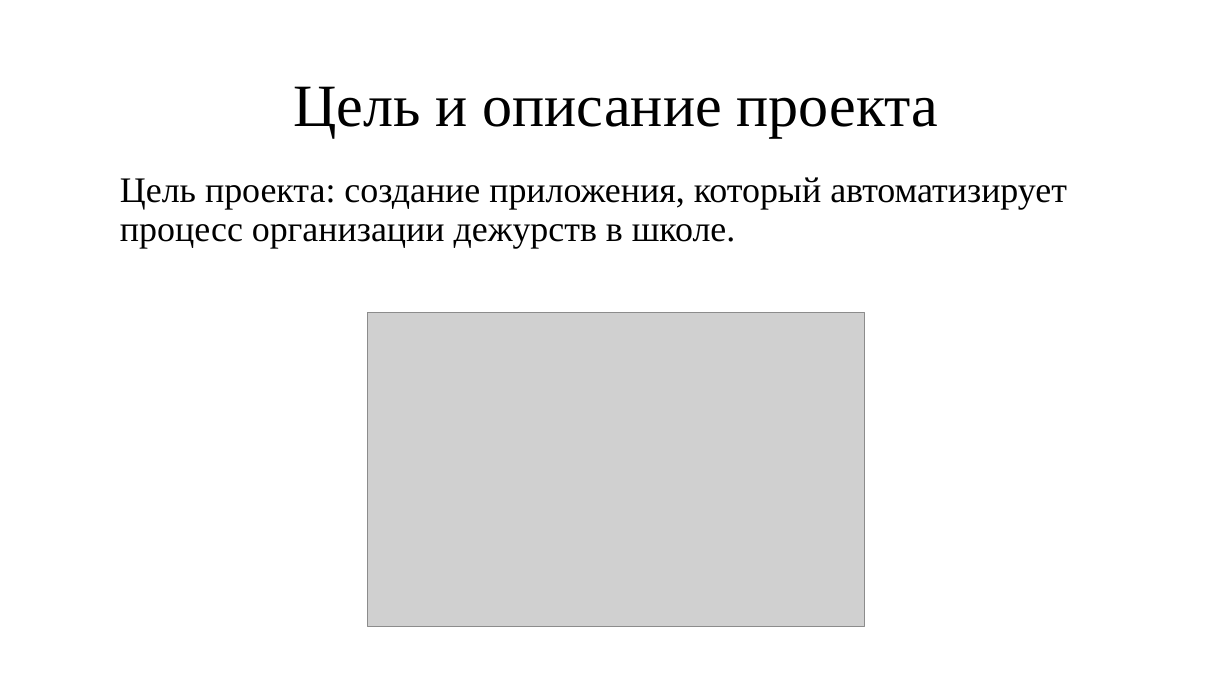
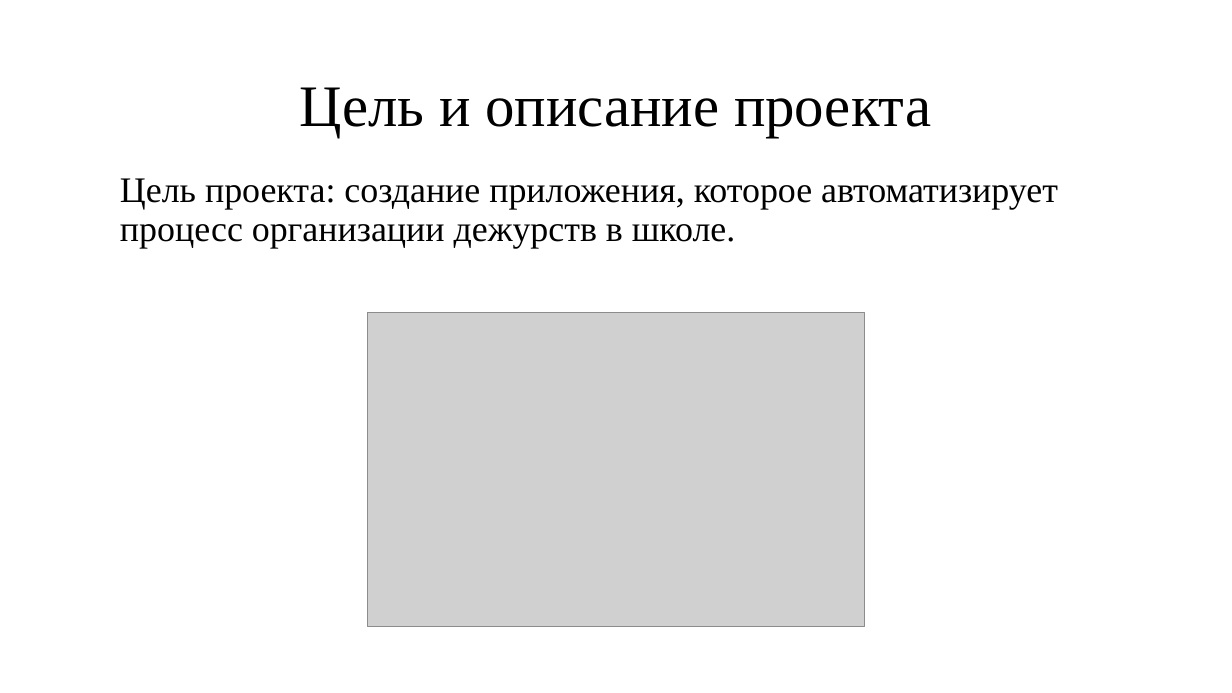
Before and after one commit to sk3feel/YandexProject1, a slide deck: slide 3 of Documentation/Презентация проекта.pptx. Drawn at 1232x693 pixels with LibreOffice and Linux fonts; fonts in the diff are those of the drawing; grey boxes stand for pictures. Boxes give left, top, right and bottom in pixels: in the first picture for what was removed or moved away, otherwise in the second. Text is boxed around its words. In the diff, an @@ line names an element or a change of style, - is before the commit and + after.

```diff
--- a/Documentation/Презентация проекта.pptx
+++ b/Documentation/Презентация проекта.pptx
@@ text "Цель и описание проекта" at [300,87,931,137]: size 46.8 to 45.8 pt @@
@@ text at [120,178,1058,249]: text changed @@
-Цель проекта: создание приложения, который автоматизирует процесс организации дежурств в школе.
+Цель проекта: создание приложения, которое автоматизирует процесс организации дежурств в школе.
```
Also in this commit, not shown: 4 other slides changed, 2 slides added.
